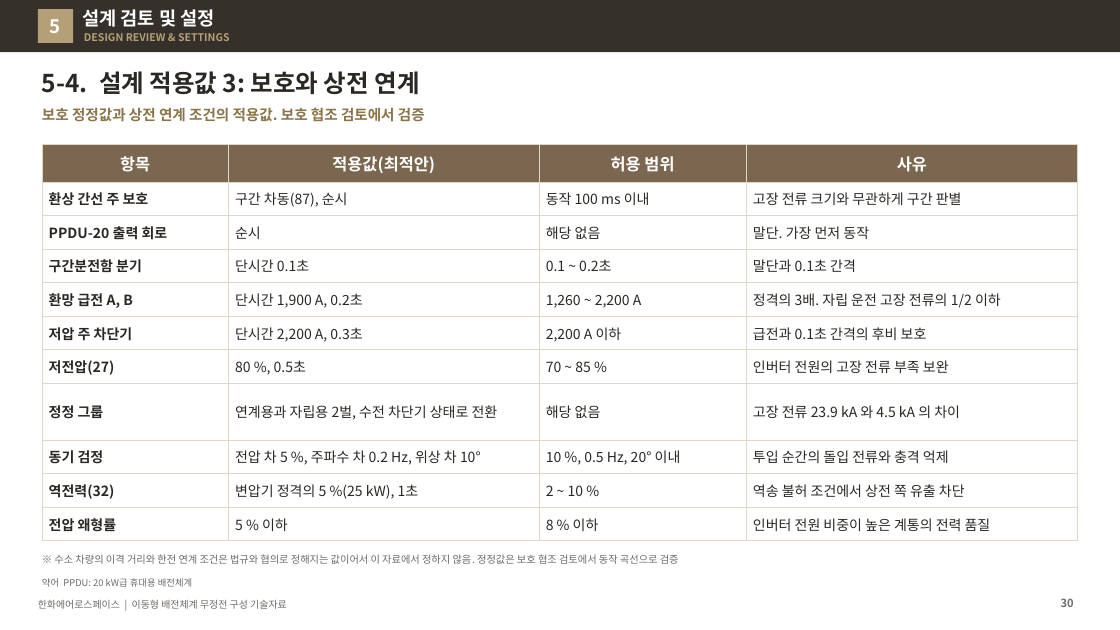
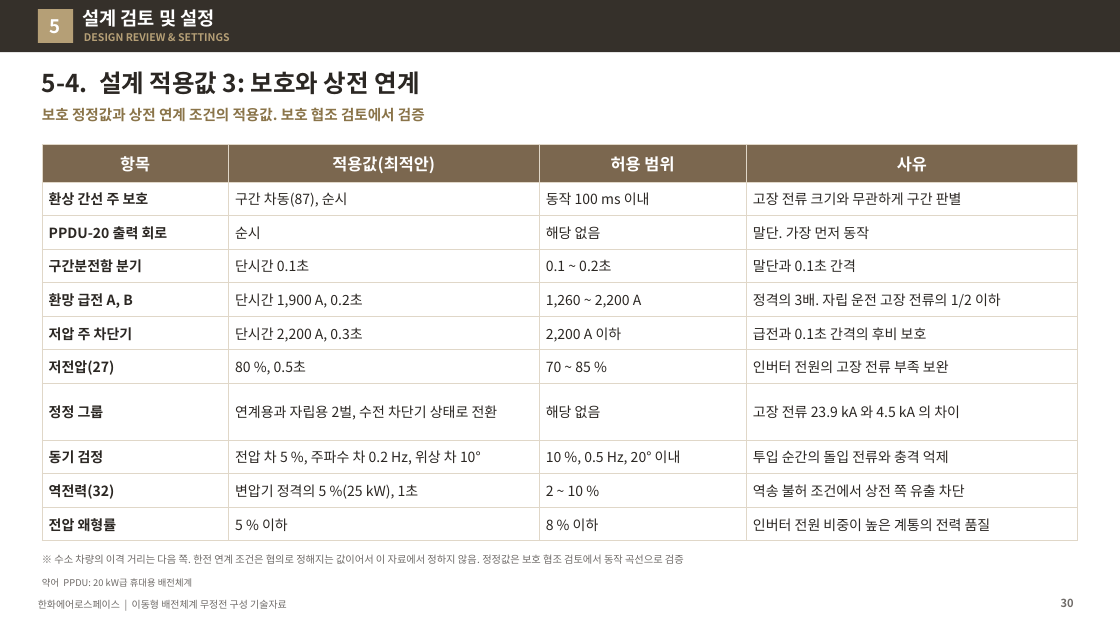
Before and after one commit to byunjd112-hue/headroom, a slide deck: slide 30 of mobile_ems/docs/out/IFPS_이동형배전체계_무정전구성_기술자료_Rev72.pptx. Drawn at 1120x630 pixels with LibreOffice and Linux fonts; fonts in the diff are those of the drawing. Boxes give left, top, right and bottom in pixels: in the first picture for what was removed or moved away, otherwise in the second. Text is boxed around its words. In the diff, an @@ line names an element or a change of style, - is before the commit and + after.

```diff
--- a/mobile_ems/docs/out/IFPS_이동형배전체계_무정전구성_기술자료_Rev72.pptx
+++ b/mobile_ems/docs/out/IFPS_이동형배전체계_무정전구성_기술자료_Rev72.pptx
@@ text at (54, 554, 684, 564): text changed @@
-※ 수소 차량의 이격 거리와 한전 연계 조건은 법규와 협의로 정해지는 값이어서 이 자료에서 정하지 않음. 정정값은 보호 협조 검토에서 동작 곡선으로 검증
+※ 수소 차량의 이격 거리는 다음 쪽. 한전 연계 조건은 협의로 정해지는 값이어서 이 자료에서 정하지 않음. 정정값은 보호 협조 검토에서 동작 곡선으로 검증
```
Also in this commit, not shown: 15 other slides changed, 1 slide added, 5 other files.
